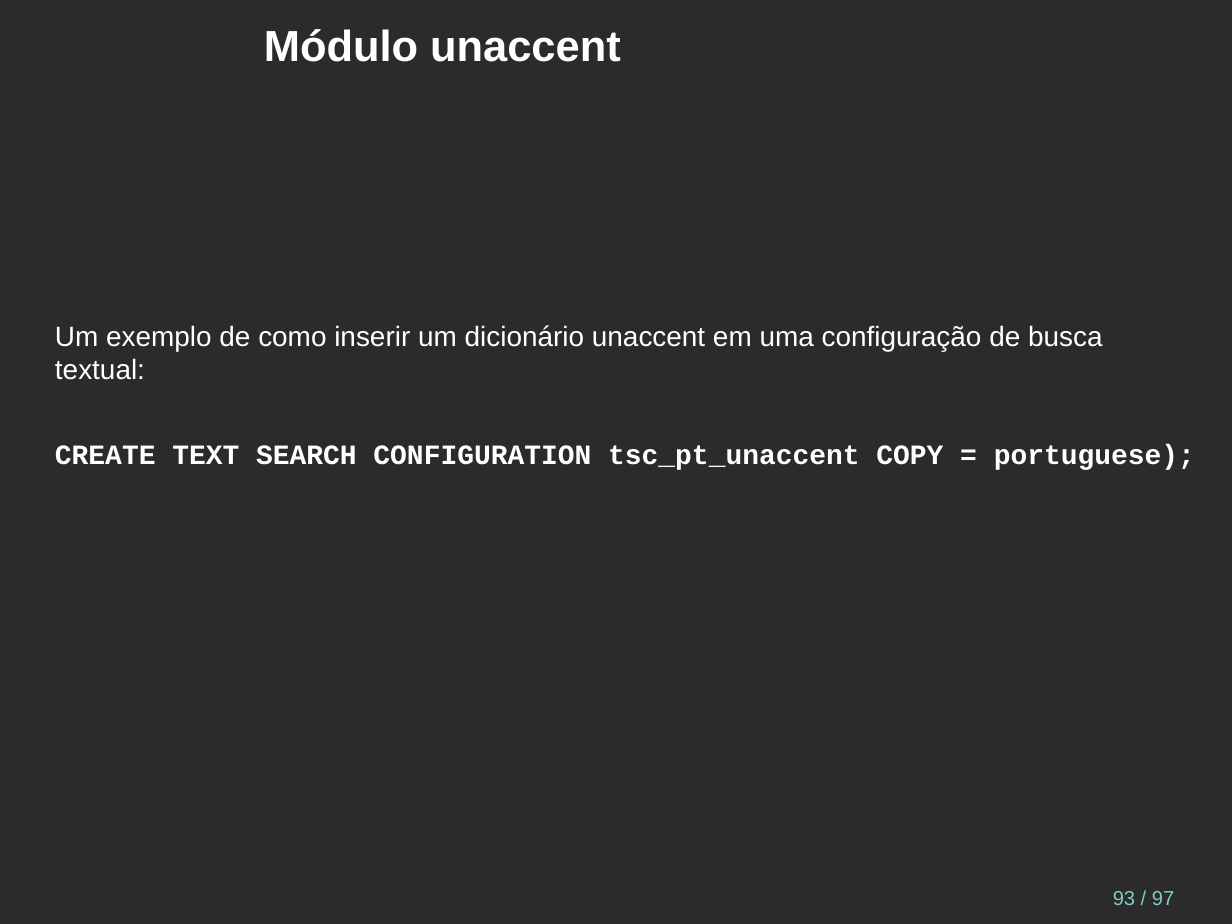
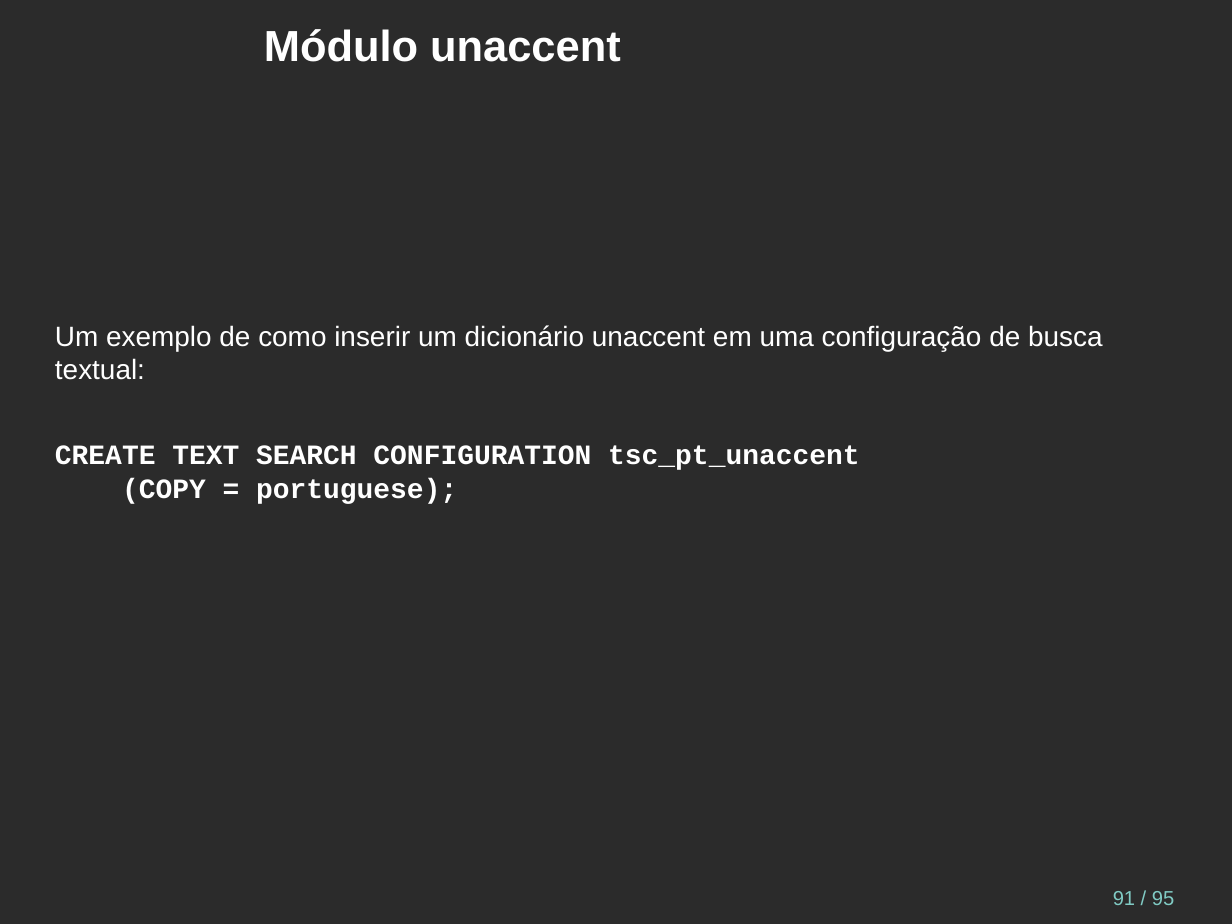
Before and after one commit to juliano777/db_fts, a slide deck: slide 91 of fts_pt-br.odp (slide 93 before the commit). Drawn at 1232x924 pixels with LibreOffice and Linux fonts; fonts in the diff are those of the drawing; background and template pictures are left out; a plain dark background stands for a picture behind light text. Boxes give left, top, right and bottom in pixels: in the first picture for what was removed or moved away, otherwise in the second. Text is boxed around its words. In the diff, an @@ line names an element or a change of style, - is before the commit and + after.

```diff
--- a/fts_pt-br.odp
+++ b/fts_pt-br.odp
@@ text at box(55, 445, 859, 504): text changed @@
-CREATE TEXT SEARCH CONFIGURATION tsc_pt_unaccent COPY = portuguese);
+CREATE TEXT SEARCH CONFIGURATION tsc_pt_unaccent
+(COPY = portuguese);
@@ page number at box(1113, 891, 1174, 905): text changed @@
-93 / 97
+91 / 95
```
Also in this commit, not shown: 10 other slides changed, 2 slides removed, 3 other files.
